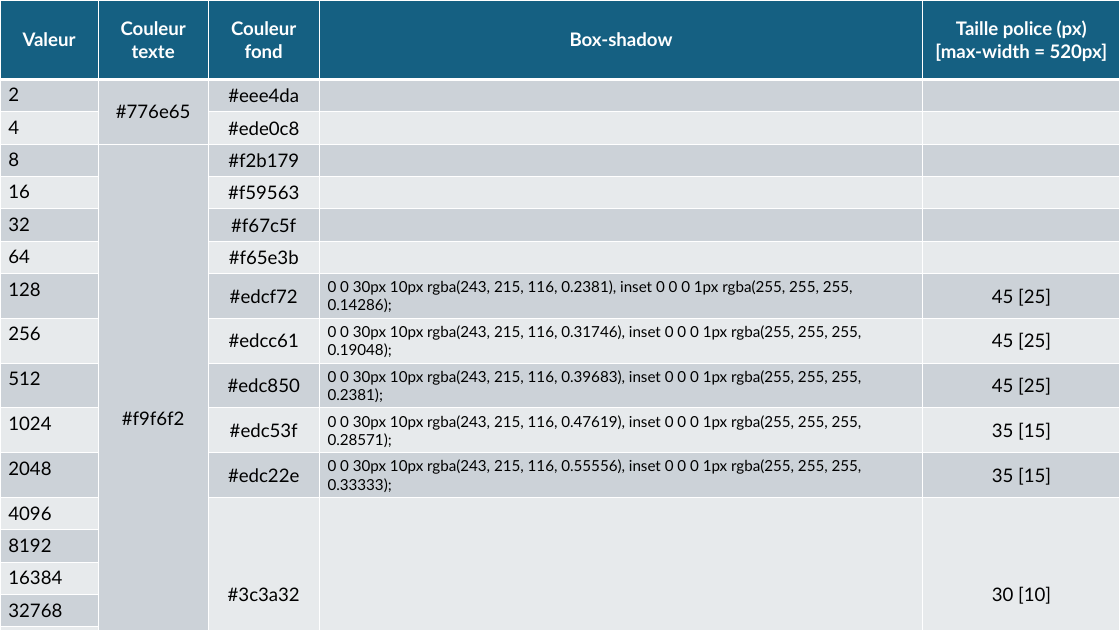
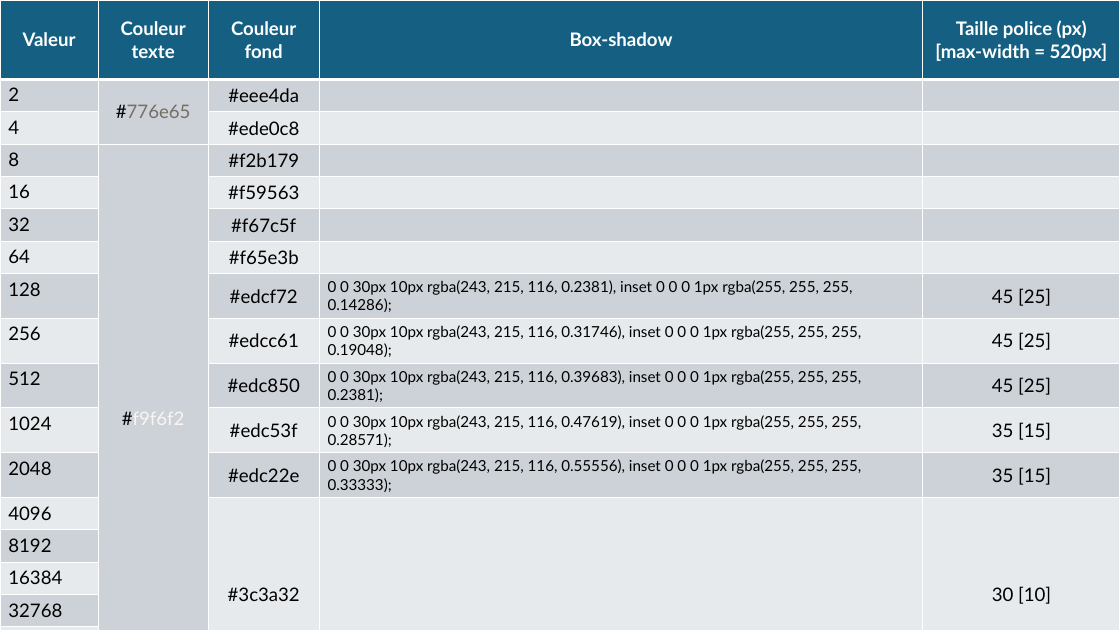
Before and after one commit to Arthurmgnr/2048, a slide deck: slide 15 of Documents/jeu.pptx. Drawn at 1120x630 pixels with LibreOffice and Linux fonts; fonts in the diff are those of the drawing. Boxes give left, top, right and bottom in pixels: in the first picture for what was removed or moved away, otherwise in the second. Text is boxed around its words. In the diff, an @@ line names an element or a change of style, - is before the commit and + after.

```diff
--- a/Documents/jeu.pptx
+++ b/Documents/jeu.pptx
@@ table at box(0, 0, 1120, 630) @@
@@ text colour #000000 to #776E65 in "#776e65" @@
@@ text colour #000000 to #F9F6F2 in "#f9f6f2" @@
```
Also in this commit, not shown: 13 other files.
